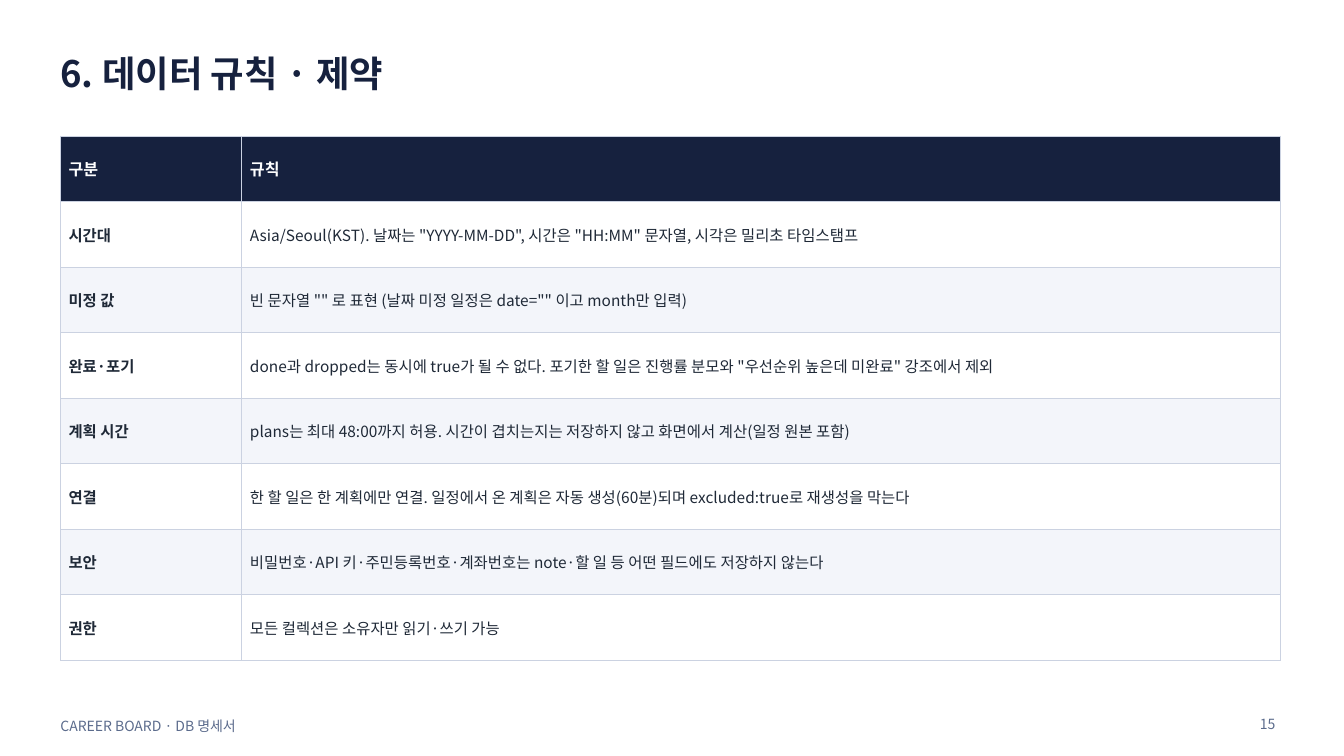
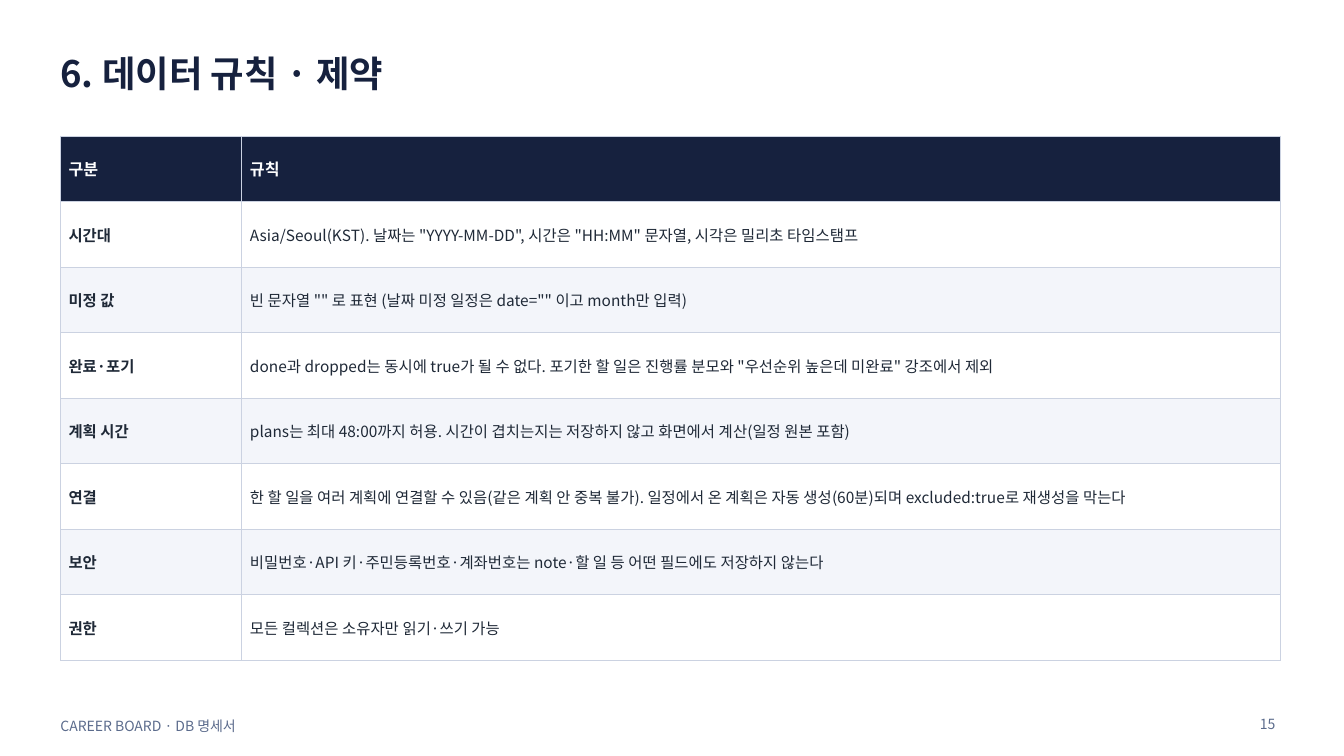
Before and after one commit to min-0o0/Career-Board, a slide deck: slide 15 of docs/db/career-board-db-spec.pptx. Drawn at 1344x756 pixels with LibreOffice and Linux fonts; fonts in the diff are those of the drawing. Boxes give left, top, right and bottom in pixels: in the first picture for what was removed or moved away, otherwise in the second. Text is boxed around its words. In the diff, an @@ line names an element or a change of style, - is before the commit and + after.

Commit message:
docs: 할 일을 여러 계획에 연결할 수 있도록 DB 문서 갱신 (v1.3)

```diff
--- a/docs/db/career-board-db-spec.pptx
+++ b/docs/db/career-board-db-spec.pptx
@@ table at [60, 136, 1280, 640] @@
-row 6, column 2: 한 할 일은 한 계획에만 연결. 일정에서 온 계획은 자동 생성(60분)되며 excluded:true로 재생성을 막는다
+row 6, column 2: 한 할 일을 여러 계획에 연결할 수 있음(같은 계획 안 중복 불가). 일정에서 온 계획은 자동 생성(60분)되며 excluded:true로 재생성을 막는다
```
Also in this commit, not shown: 4 other slides changed, 3 other files.
